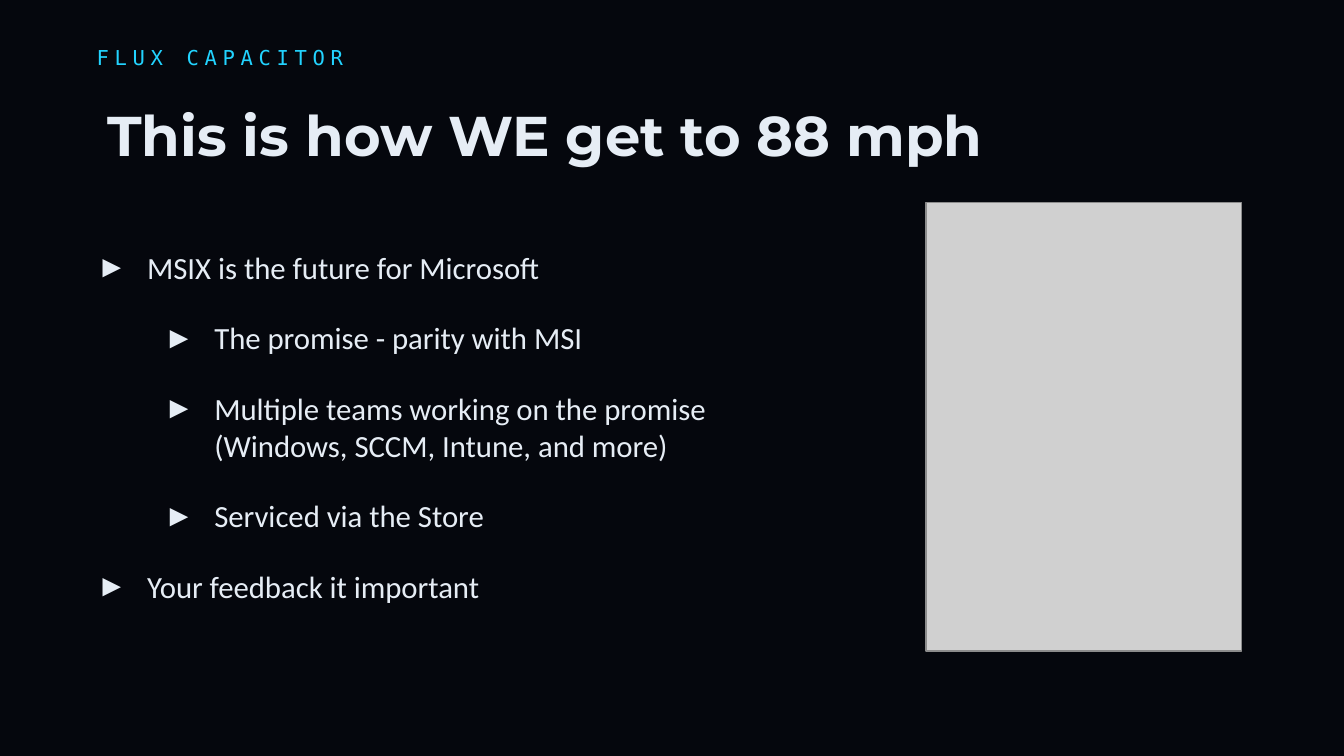
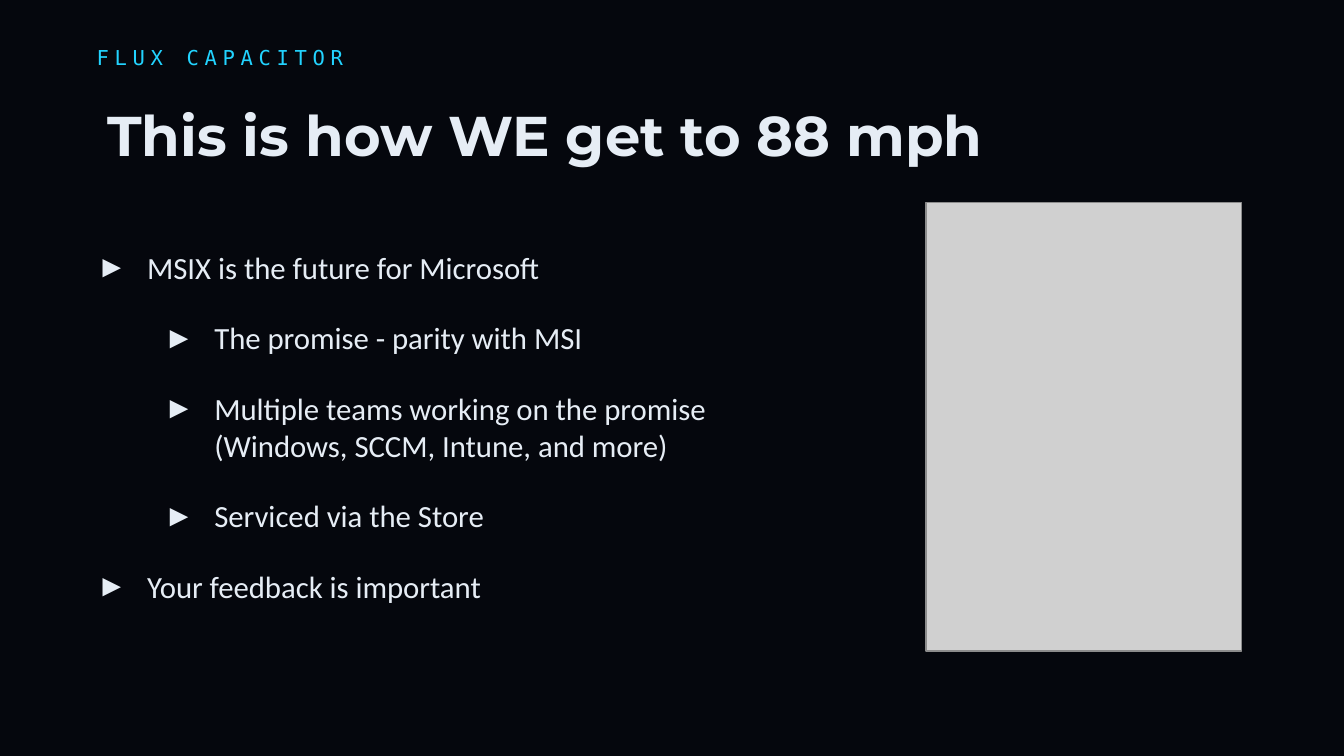
Before and after one commit to sdwheeler/presentations, a slide deck: slide 8 of TechMentor/2026/FutureOfPowerShell/PowerShell-Future-on-Windows.pptx. Drawn at 1344x756 pixels with LibreOffice and Linux fonts; fonts in the diff are those of the drawing; grey boxes stand for pictures. Boxes give left, top, right and bottom in pixels: in the first picture for what was removed or moved away, otherwise in the second. Text is boxed around its words. In the diff, an @@ line names an element or a change of style, - is before the commit and + after.

Commit message:
Move presentations from blog repo

```diff
--- a/TechMentor/2026/FutureOfPowerShell/PowerShell-Future-on-Windows.pptx
+++ b/TechMentor/2026/FutureOfPowerShell/PowerShell-Future-on-Windows.pptx
@@ text at [147,576,481,603]: text changed @@
-► Your feedback it important
+► Your feedback is important
```
Also in this commit, not shown: 22 other files.
